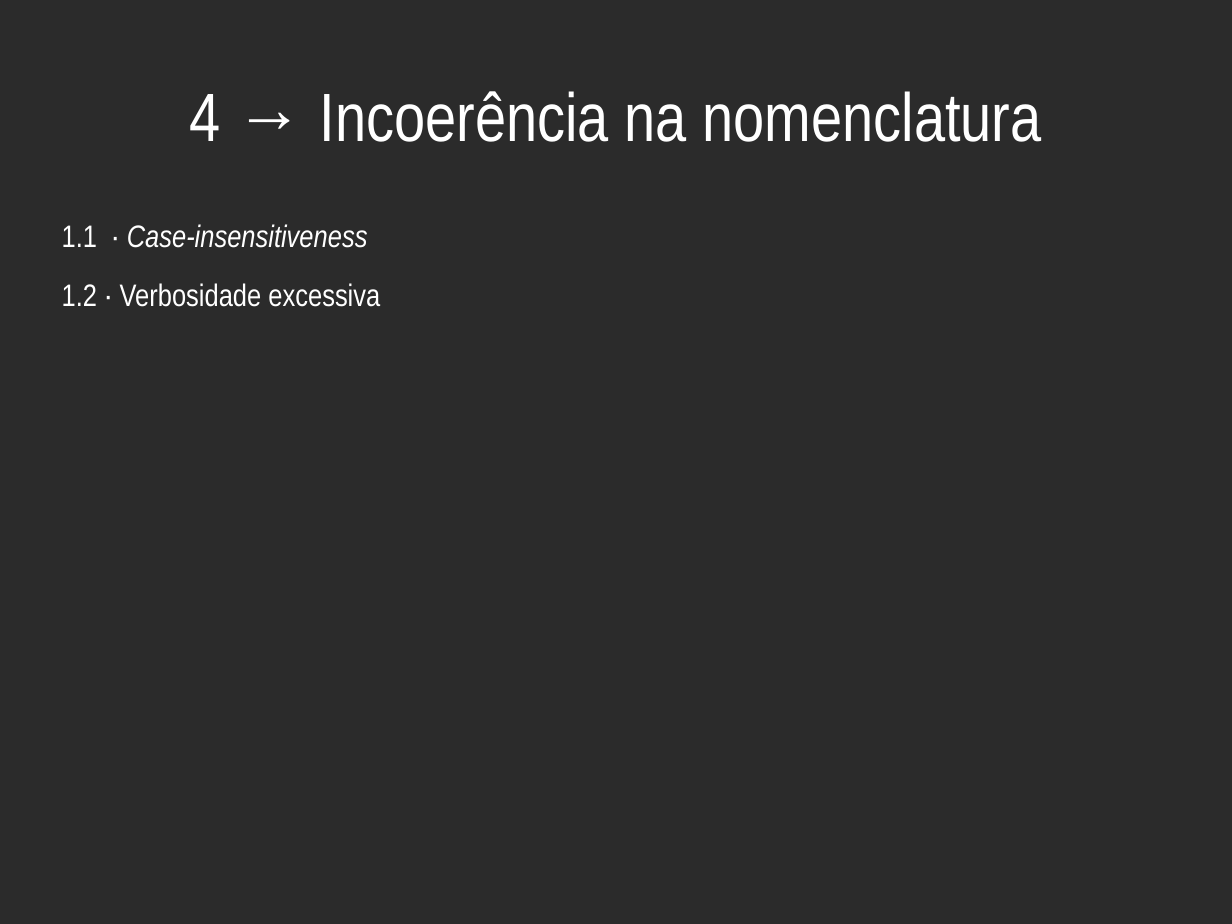
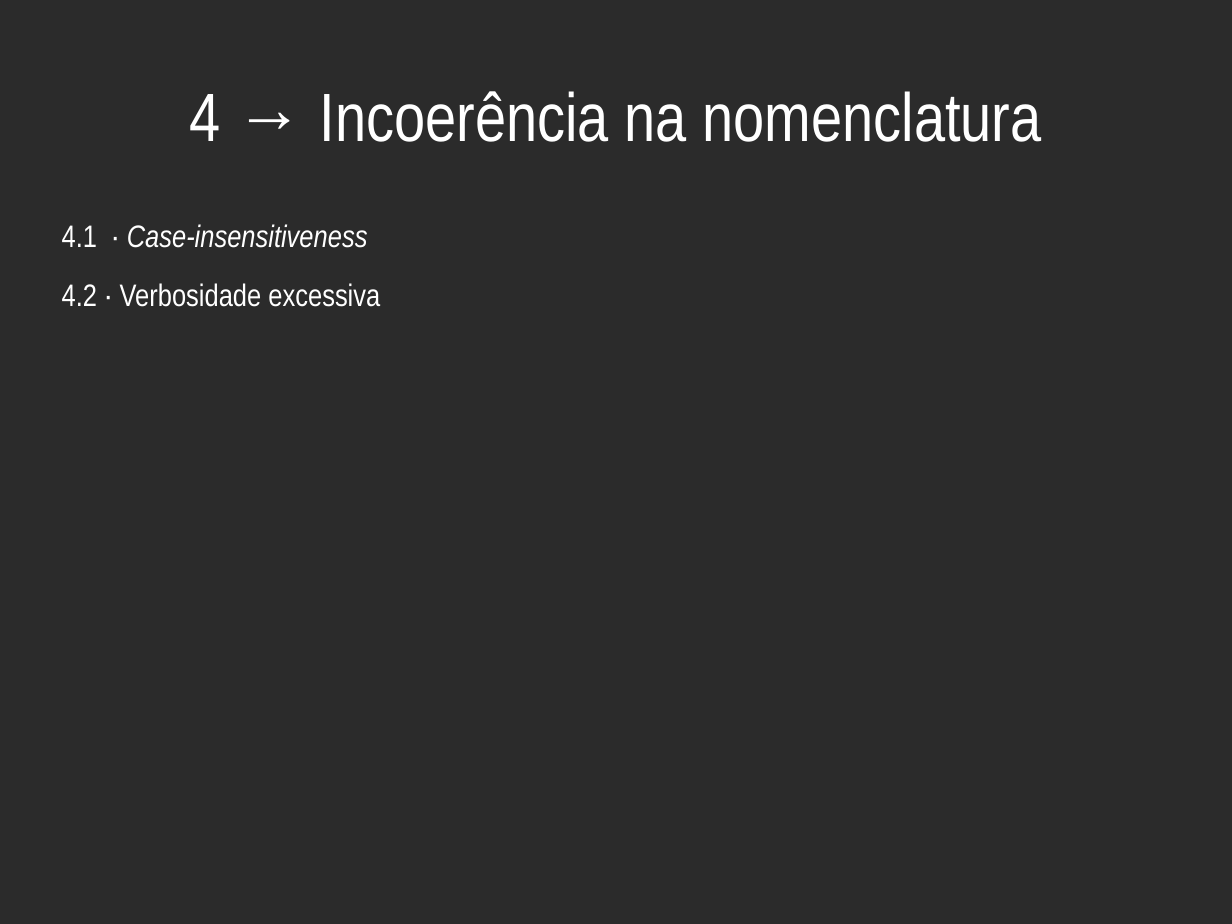
Before and after one commit to haskellcamargo/talks, a slide deck: slide 17 of Bizarrices Just in Time - Como não projetar uma linguagem de programação/Bizarrices Just in Time - Como não projetar uma linguagem de programação.odp (slide 7 before the commit). Drawn at 1232x924 pixels with LibreOffice and Linux fonts; fonts in the diff are those of the drawing; background and template pictures are left out; a plain dark background stands for a picture behind light text. Boxes give left, top, right and bottom in pixels: in the first picture for what was removed or moved away, otherwise in the second. Text is boxed around its words. In the diff, an @@ line names an element or a change of style, - is before the commit and + after.

```diff
--- a/Bizarrices Just in Time - Como não projetar uma linguagem de programação/Bizarrices Just in Time - Como não projetar uma linguagem de programação.odp
+++ b/Bizarrices Just in Time - Como não projetar uma linguagem de programação/Bizarrices Just in Time - Como não projetar uma linguagem de programação.odp
@@ text at box(62, 224, 380, 307): text changed @@
-1.1 · Case-insensitiveness
-1.2 · Verbosidade excessiva
+4.1 · Case-insensitiveness
+4.2 · Verbosidade excessiva
```
Also in this commit, not shown: 4 other slides changed, 21 slides added, 3 other files.
